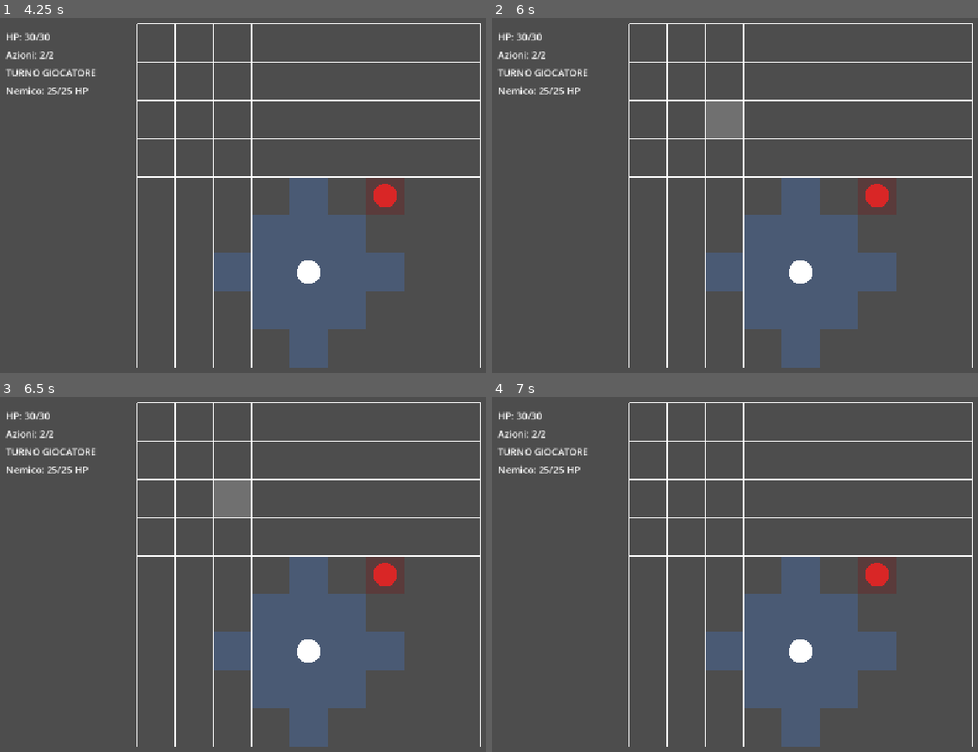
Above: before the commit, frames 1-4 (two rows, left to right).
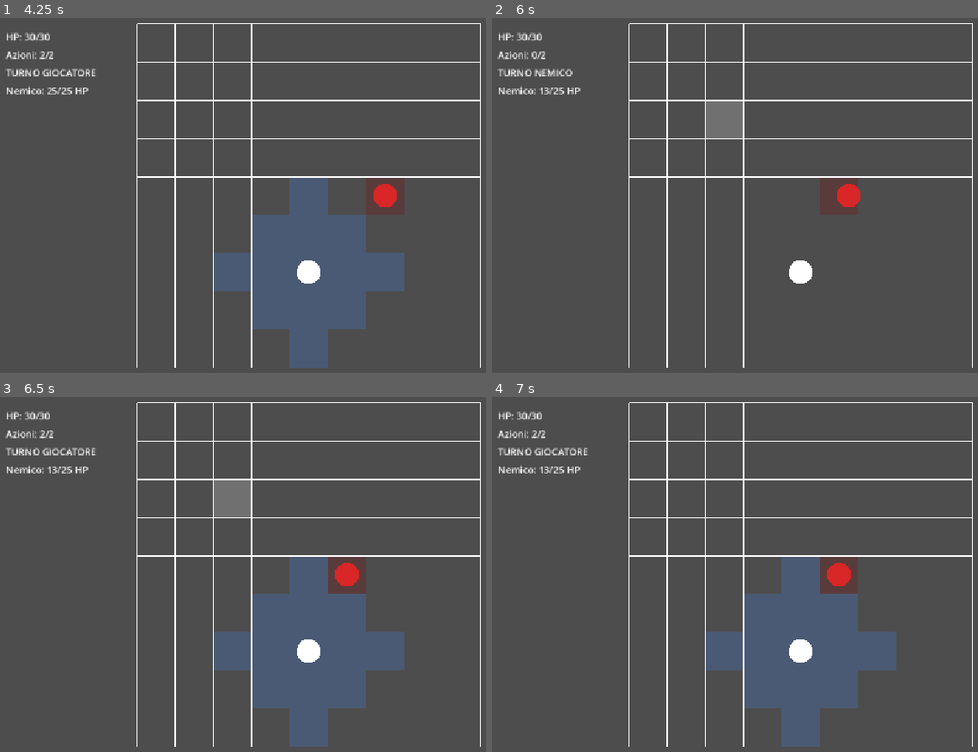
Above: after the commit, the same moments.

Repository: Chivas1504/Gioco
Game: Godot game, scene res://scenes/game.tscn
Same seed, same stepped clock (60 frames per second), same inputs: the game is played once before the commit and once after it.
Inputs (mouse positions are in pixels of both pictures, inside the frame that each line leads up to):
- Up to frame 1 (4.25 s): tap Enter at 0.5, 2.75 s; move the mouse to (481, 184) at 0.52 s; tap 2 at 0.6, 1.55, 2.1, 3.05 s; click (481, 184) at 0.67 s; tap 1 at 0.8, 1.35, 2.3, 2.85, 3.8 s; tap Space at 1.25 s; move the mouse to (194, 223) at 1.27 s; click (194, 223) at 1.42 s; move the mouse to (398, 120) at 2.02 s; click (398, 120) at 2.17 s; move the mouse to (296, 284) at 2.77 s; click (296, 284) at 2.92 s; move the mouse to (outside the picture) at 3.52 s; tap C at 3.6 s; click (outside the picture) at 3.67 s
- Up to frame 2 (6 s): tap Space at 4.25, 5.75 s; move the mouse to (618, 145) at 4.27 s; tap 2 at 4.35, 5.85 s; click (618, 145) at 4.42 s; tap Enter at 5 s; move the mouse to (856, 206) at 5.02 s; tap 1 at 5.1 s; click (856, 206) at 5.17 s; move the mouse to (720, 110) at 5.77 s; click (720, 110) at 5.92 s
- Up to frame 3 (6.5 s): no input
- Up to frame 4 (7 s): move the mouse to (973, 563) at 6.52 s; tap 1 at 6.6 s; click (973, 563) at 6.67 s

Frame 1 is identical in both runs. In frame 2, 11% of the frame differs, in the area x 8-84%, y 9-99%; in frame 3, 0.5%; in frame 4, 0.5%.

Commit message:
Add ranged card support

Diff:
--- a/scripts/core/game.gd
+++ b/scripts/core/game.gd
@@ -42,6 +42,7 @@
 var enemy_is_dead: bool = false
 
 var mannaia_del_carnefice: CardData
+var chiodo_del_giudizio: CardData
 
 
 func _ready() -> void:
@@ -68,7 +69,7 @@
 
 
 func _create_test_cards() -> void:
-	var card_tags: Array[String] = [
+	var mannaia_tags: Array[String] = [
 		"Taglio",
 		"Mischia"
 	]
@@ -78,7 +79,21 @@
 		1,
 		7,
 		1,
-		card_tags
+		mannaia_tags
+	)
+
+	var chiodo_tags: Array[String] = [
+		"Perforazione",
+		"Distanza",
+		"Mira"
+	]
+
+	chiodo_del_giudizio = CardData.new(
+		"Chiodo del Giudizio",
+		1,
+		6,
+		5,
+		chiodo_tags
 	)
 
 
@@ -95,6 +110,10 @@
 
 			if event.keycode == KEY_1:
 				_try_use_card(mannaia_del_carnefice)
+				return
+
+			if event.keycode == KEY_2:
+				_try_use_card(chiodo_del_giudizio)
 				return
 
 	if is_moving or enemy_is_moving:
